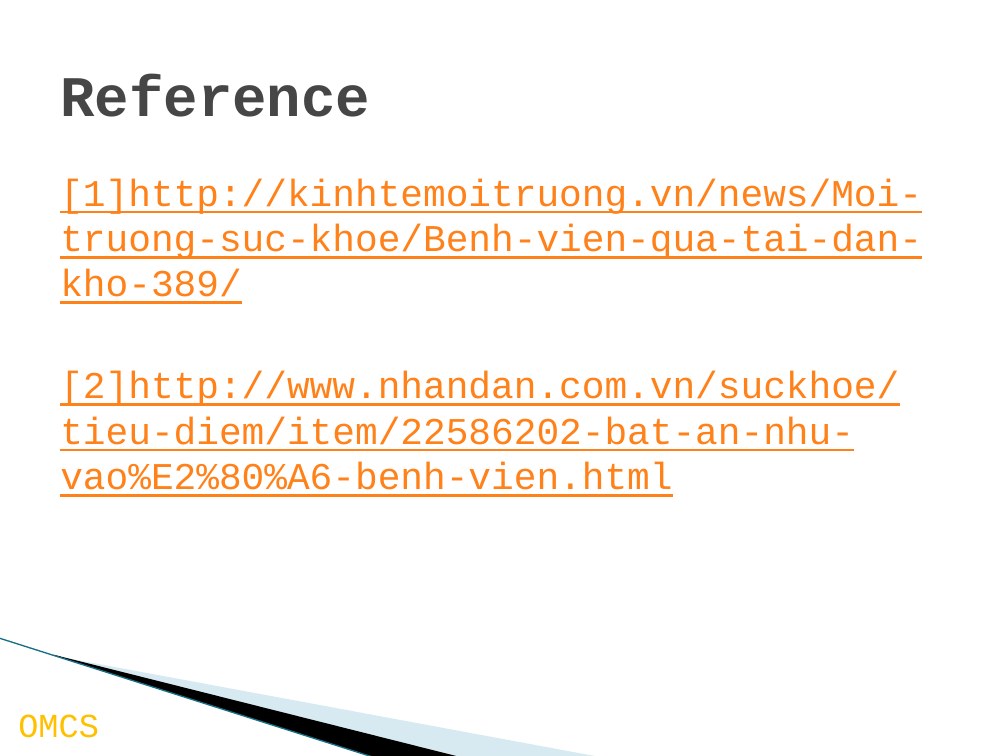
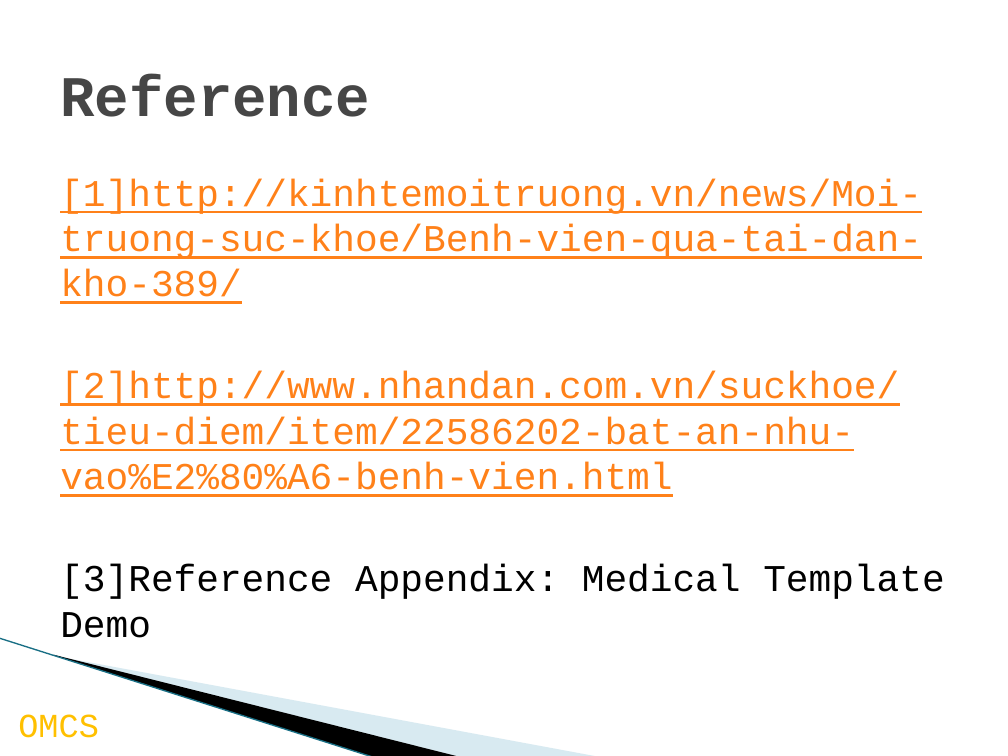
Before and after one commit to palaniellappank/online-medical-consultant-system, a slide deck: slide 23 of Document/OMCS_Slide.pptx. Drawn at 1008x756 pixels with LibreOffice and Linux fonts; fonts in the diff are those of the drawing; background and template pictures are left out. Boxes give left, top, right and bottom in pixels: in the first picture for what was removed or moved away, otherwise in the second. Text is boxed around its words. In the diff, an @@ line names an element or a change of style, - is before the commit and + after.

```diff
--- a/Document/OMCS_Slide.pptx
+++ b/Document/OMCS_Slide.pptx
@@ text at [60,564,944,638]: paragraph added @@
+[3]Reference Appendix: Medical Template Demo
```
Also in this commit, not shown: 2 other slides changed, 2 other files.
